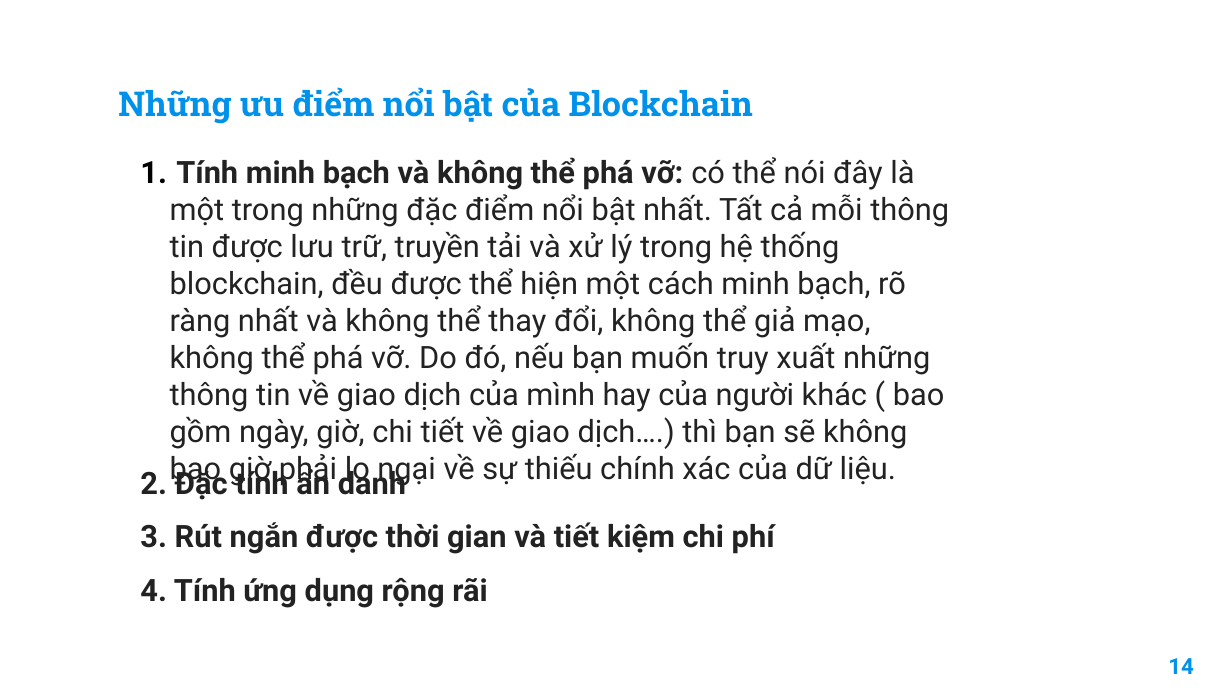
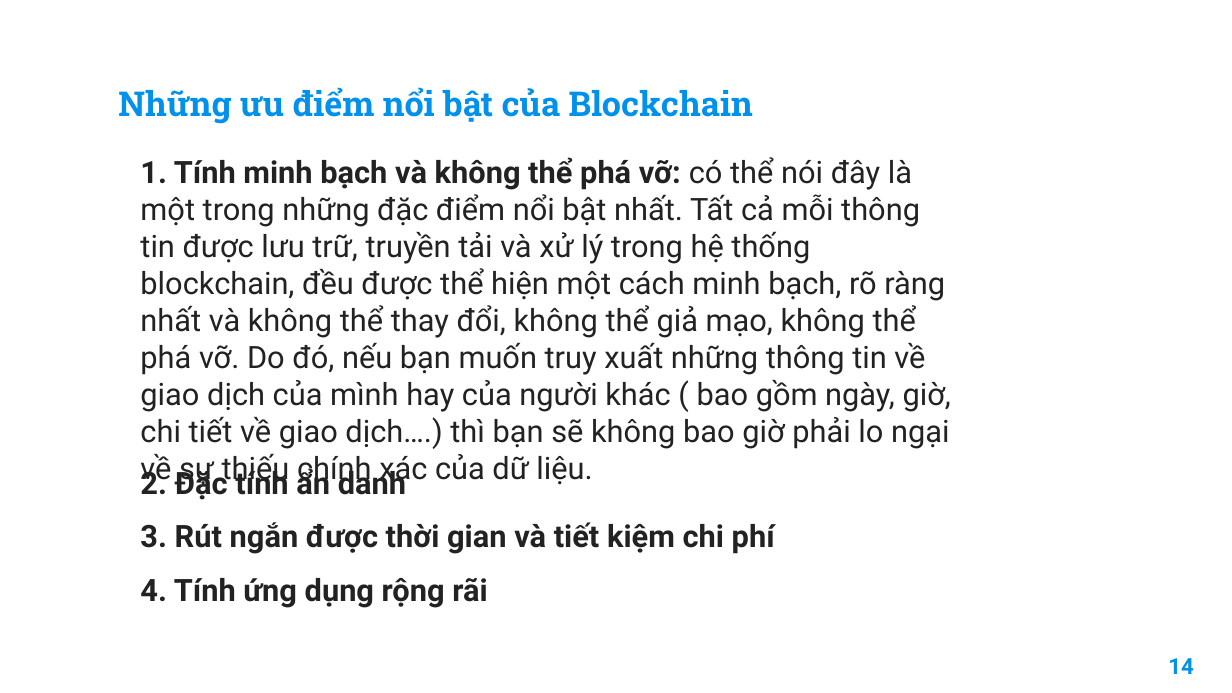
Before and after one commit to TccKaiCi/blockChainWallet, a slide deck: slide 16 of atbmhttt2.pptx (slide 15 before the commit). Drawn at 1232x693 pixels with LibreOffice and Linux fonts; fonts in the diff are those of the drawing; background and template pictures are left out. Boxes give left, top, right and bottom in pixels: in the first picture for what was removed or moved away, otherwise in the second. Text is boxed around its words. In the diff, an @@ line names an element or a change of style, - is before the commit and + after.

```diff
--- a/atbmhttt2.pptx
+++ b/atbmhttt2.pptx
@@ text at [140,157,951,449]: text changed @@
-1. Tính minh bạch và không thể phá vỡ: có thể nói đây là một trong những đặc điểm nổi bật nhất. Tất cả mỗi thông tin được lưu trữ, truyền tải và xử lý trong hệ thống blockchain, đều được thể hiện một cách minh bạch, rõ ràng nhất và không thể thay đổi, không thể giả mạo, không thể phá vỡ. Do đó, nếu bạn muốn truy xuất những thông tin về giao dịch của mình hay của người khác ( bao gồm ngày, giờ, chi tiết về giao dịch….) thì bạn sẽ không bao giờ phải lo ngại về sự thiếu chính xác của dữ liệu.
+1. Tính minh bạch và không thể phá vỡ: có thể nói đây là một trong những đặc điểm nổi bật nhất. Tất cả mỗi thông tin được lưu trữ, truyền tải và xử lý trong hệ thống blockchain, đều được thể hiện một cách minh bạch, rõ ràng nhất và không thể thay đổi, không thể giả mạo, không thể phá vỡ. Do đó, nếu bạn muốn truy xuất những thông tin về giao dịch của mình hay của người khác ( bao gồm ngày, giờ, chi tiết về giao dịch….) thì bạn sẽ không bao giờ phải lo ngại về sự thiếu chính xác của dữ liệu.
```
Also in this commit, not shown: 3 other slides changed, 1 slide added.
